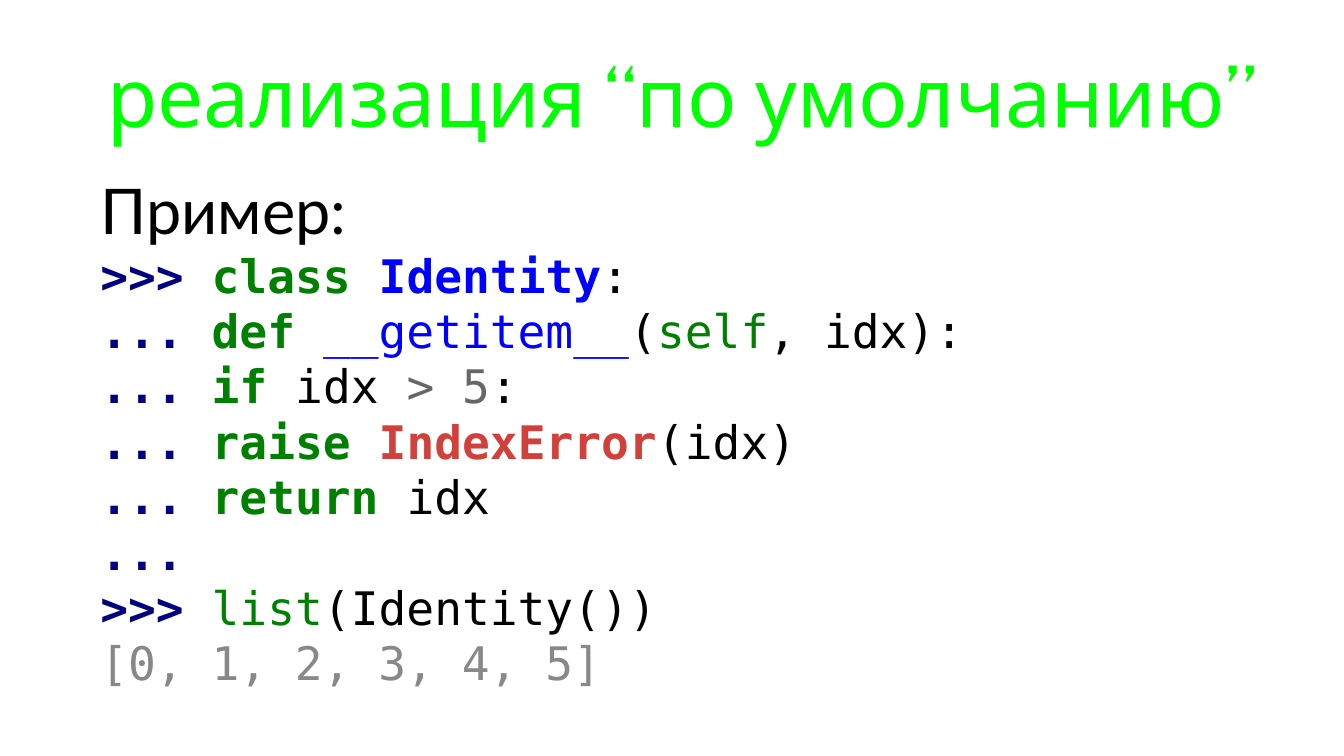
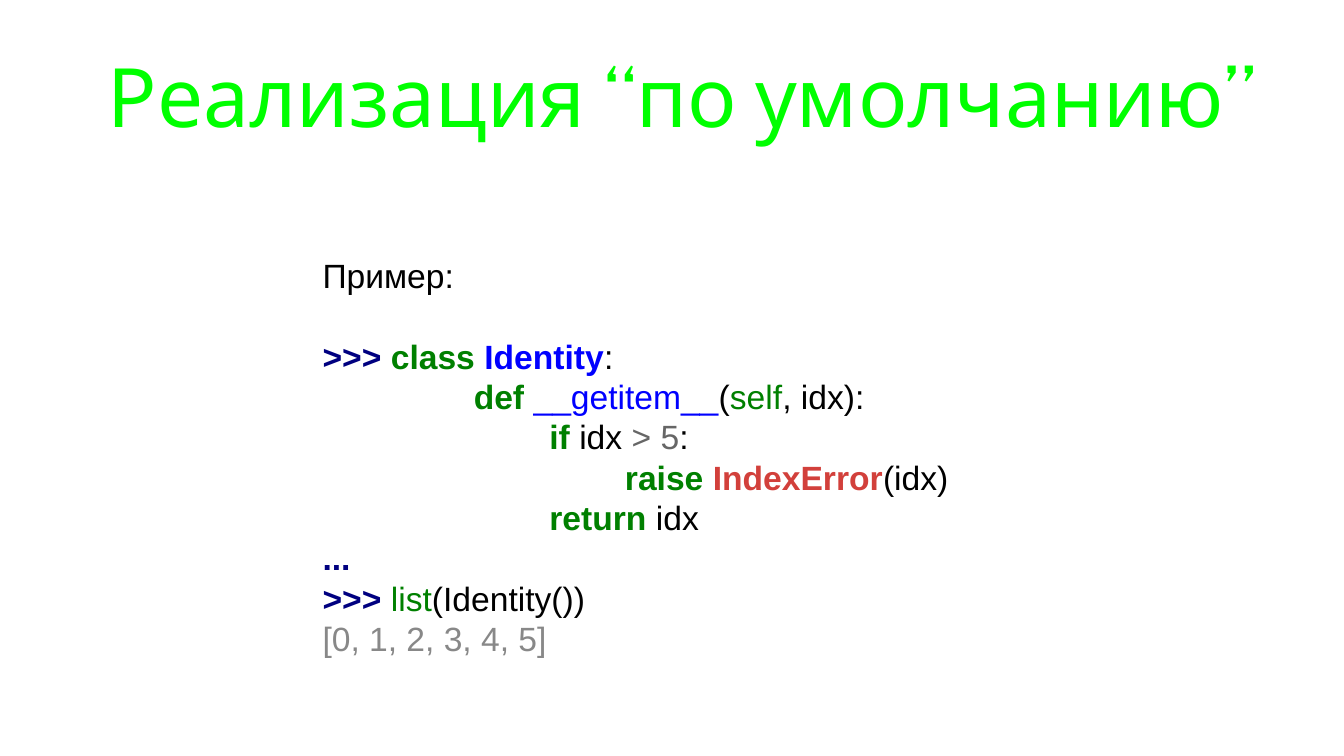
Before and after one commit to maxchv/LearnPython, a slide deck: slide 11 of week09/iteratorsgenerators.pptx (slide 10 before the commit). Drawn at 1344x756 pixels with LibreOffice and Linux fonts; fonts in the diff are those of the drawing. Boxes give left, top, right and bottom in pixels: in the first picture for what was removed or moved away, otherwise in the second. Text is boxed around its words. In the diff, an @@ line names an element or a change of style, - is before the commit and + after.

```diff
--- a/week09/iteratorsgenerators.pptx
+++ b/week09/iteratorsgenerators.pptx
@@ title at <box>108,68,1224,147</box>: text changed @@
-реализация “по умолчанию”
+Реализация “по умолчанию”
@@ text "Пример:": place and size @@
-text "Пример:" at <box>100,189,963,687</box>
+text "Пример:" at <box>323,265,948,658</box>
@@ text at <box>323,265,613,658</box>: size 60 to 32 pt, font Lato to Arial in "Пример:"; size 44 to 32 pt, font DejaVu Sans Mono to Arial in ">>> class Identity:", "...", ">>> list(Identity())", "[0, 1, 2, 3, 4, 5]" @@
@@ text at <box>474,384,948,531</box>: text changed; size 44 to 32 pt; font DejaVu Sans Mono to Arial; bold off @@
-... def __getitem__(self, idx):
-... if idx > 5:
-... raise IndexError(idx)
-... return idx
+def __getitem__(self, idx):
+if idx > 5:
+raise IndexError(idx)
+return idx
```
Also in this commit, not shown: 13 other slides changed, 4 slides added, 1 slide removed, 2 other files.
